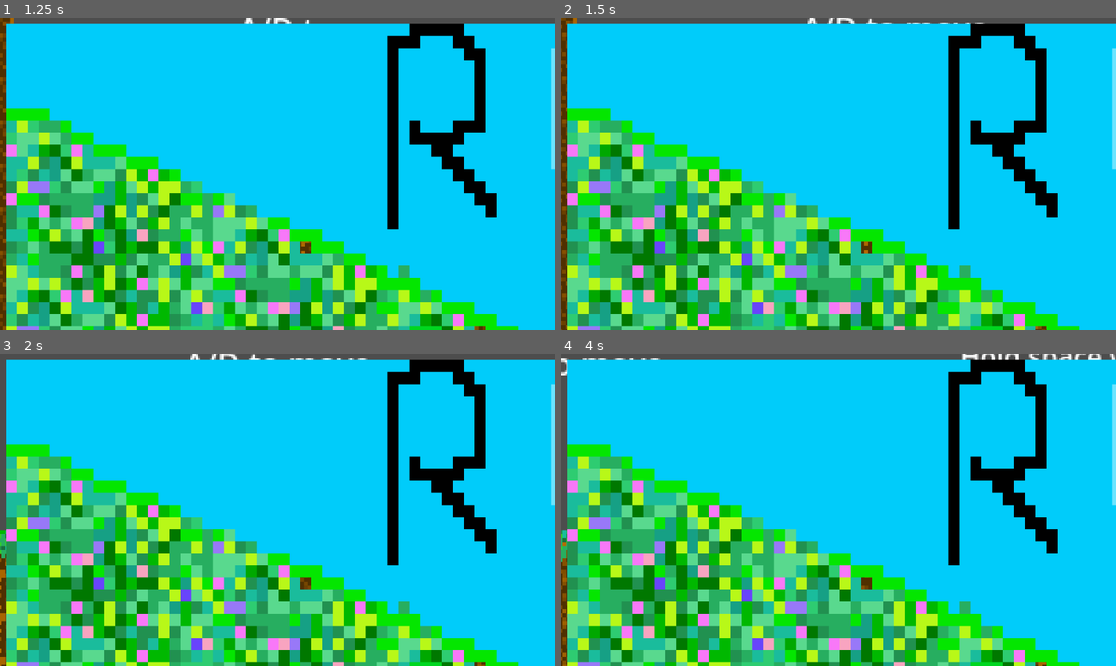
Above: before the commit, frames 1-4 (two rows, left to right).
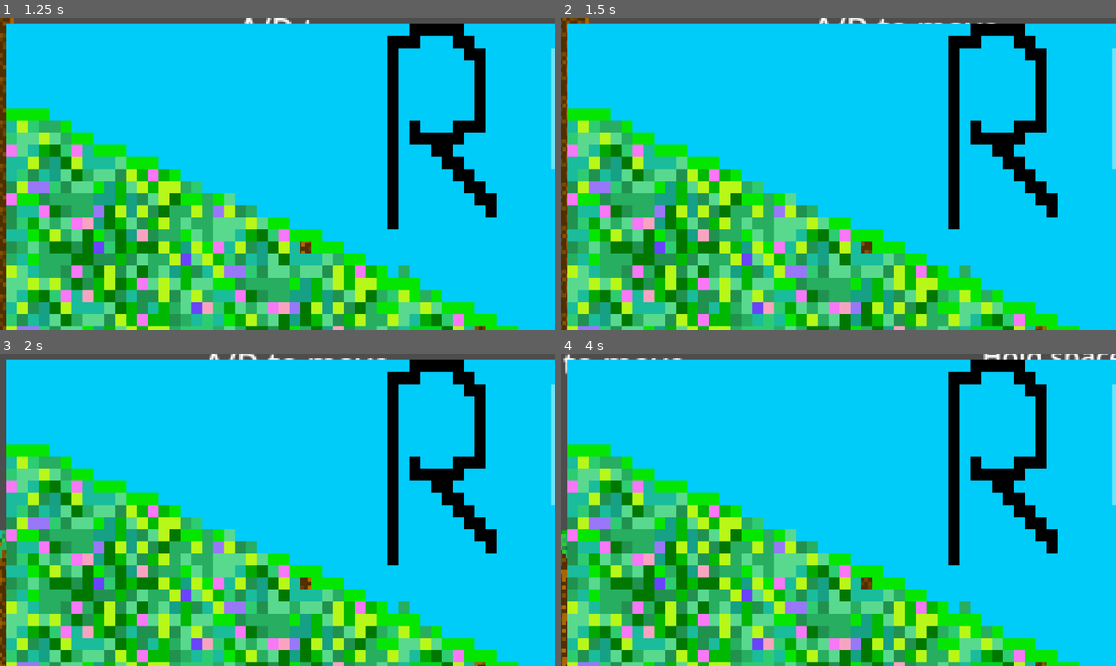
Above: after the commit, the same moments.

Repository: nbbbbbbbnbnbn/HK-Haven-Club-Project
Game: Godot game, scene res://Scene/main.tscn
The game is run twice, just before and just after one commit, with the same random seed, the same clock (stepped at 60 frames per second) and the same inputs.
Inputs (mouse positions are in pixels of both pictures, inside the frame that each line leads up to):
- Up to frame 1 (1.25 s): move the mouse to (399, 158) at 0.52 s; hold D (move_right) from 0.53 s (still down); hold Space (curl) from 0.53 s (still down); click (399, 158) at 0.67 s; tap Up (ui_up) at 0.77 s
- Up to frame 2 (1.5 s): keep holding D (move_right); move the mouse to (727, 189) at 1.27 s; release Space (curl) at 1.28 s; tap Space (curl) at 1.35 s; click (727, 189) at 1.42 s
- Up to frame 3 (2 s): keep holding D (move_right); tap Up (ui_up) at 1.52 s
- Up to frame 4 (4 s): move the mouse to (894, 441) at 2.02 s; release D (move_right) at 2.03 s; hold A (move_left) 2.03-2.78 s; hold Space (curl) 2.03-2.78 s; click (894, 441) at 2.17 s; move the mouse to (810, 572) at 2.77 s; hold D (move_right) from 2.78 s (still down); tap Space (curl) at 2.85 s; click (810, 572) at 2.92 s; tap Up (ui_up) at 3.02, 3.77 s; move the mouse to (1005, 556) at 3.52 s; hold Space (curl) from 3.53 s (still down); click (1005, 556) at 3.67 s

Frame 1 is identical in both runs. In frame 2, 0.7% of the frame differs, in the area x 0-88%, y 0-100%; in frame 3, 0.6%; in frame 4, 0.9%, in the area x 0-100%, y 0-100%.

Commit message:
more enemy spawn pos and balance changes

Diff:
--- a/hk-haven-club/Scene/enemy.gd
+++ b/hk-haven-club/Scene/enemy.gd
@@ -6,10 +6,12 @@
 
 var speed: float = 250.0
 var health: float = 100
+var tutorialEnemyPos = Vector2(27635.0, 1369.0)
 
 func _ready() -> void:
 	# Automatically add every spawned ant to the "enemies" group
 	add_to_group("enemies")
+	position = tutorialEnemyPos
 
 func _physics_process(delta: float) -> void:
 	if player.reset:
--- a/hk-haven-club/Scene/main.gd
+++ b/hk-haven-club/Scene/main.gd
@@ -19,7 +19,7 @@
 	# Pick a random wait time between 5 and 10 seconds
 	var random_time = 0.001
 	if first4Enemy > 4:
-		random_time = randf_range(2.0, 7.0)
+		random_time = randf_range(1.0, 3.0)
 
 	# Configure and start the existing Timer node
 	timer.wait_time = random_time
@@ -36,6 +36,9 @@
 	if not enemy_scene:
 		return
 
+	if not player.tutorialDone:
+		return
+
 	# Instantiate a new ant
 	var ant = enemy_scene.instantiate()
 
@@ -44,7 +47,12 @@
 		Vector2(5071.0, -821.0),
 		Vector2(-11807.0, 344.0),
 		Vector2(-4572.0, 349.0),
-		Vector2(2018.0, 441.0)
+		Vector2(2018.0, 441.0),
+		Vector2(-4344.0, 321.0),
+		Vector2(-6845.0, 283.0),
+		Vector2(-3219.0, -269.0),
+		Vector2(-2190.0, 411.0),
+		Vector2(382.0, 552.0)
 	]
 
 	# Randomly pick one of the positions from the array
--- a/hk-haven-club/Scene/main.tscn
+++ b/hk-haven-club/Scene/main.tscn
@@ -301,7 +301,7 @@
 position = Vector2(-645, 215.00002)
 
 [node name="Enemy" parent="." groups=["enemies"] instance=ExtResource("3_r34rm")]
-position = Vector2(27635, 1369)
+position = Vector2(382, 552)
 
 [node name="SpawnTimer" type="Timer" parent="."]
 
@@ -331,6 +331,7 @@
 texture = ExtResource("5_3amdw")
 
 [node name="Game over screen" type="Control" parent="CanvasLayer/Control"]
+visible = false
 z_index = 4
 anchors_preset = 0
 offset_right = 40.0
--- a/hk-haven-club/Scene/player.gd
+++ b/hk-haven-club/Scene/player.gd
@@ -7,7 +7,7 @@
 @export var roll_friction: float = 100.0     # Lowered friction so it keeps momentum longer
 @export var roll_acceleration: float = 1900.0 # Much higher acceleration for faster rolling
 @export var launch_cooldown: float = 5.0     # 5 seconds cooldown for the launch
-@export var drain_rate:float = 5.0
+@export var drain_rate: float = 2.5
 @export var sugarEaten = 0
 @export var reset: bool = false
 
@@ -17,6 +17,8 @@
 # Speed threshold required to deal damage and bounce off enemies
 @export var impact_speed_threshold: float = 600.0
 @export var bounce_power: float = -1000.0     # Upward bounce velocity when slamming an enemy
+@export var knockback_x_power: float = 750.0  # Horizontal knockback so you pop out of dips/swarms
+@export var hit_invuln_duration: float = 0.45 # Brief window to escape ant piles cleanly
 @export var tutorialDone: bool = false
 
 @onready var haveFun: Label = $"../CanvasLayer/Control/HaveFun"
@@ -24,70 +26,79 @@
 @onready var arrow: Node2D = $Node2D
 @onready var sugarBar: ProgressBar = $"../CanvasLayer/Control/Sugar meter"
 @onready var gameOverScreen: Control = $"../CanvasLayer/Control/Game over screen"
-@onready var launch_bar: ProgressBar = $"Node2D/Charge bar" # Reference to your charge bar
+@onready var launch_bar: ProgressBar = $"Node2D/Charge bar"
 @onready var cooldown_bar: ProgressBar = $"../CanvasLayer/Control/Cooldown node/Cooldown"
 @onready var cooldown_node: Control = $"../CanvasLayer/Control/Cooldown node"
-@onready var sugar_meter: ProgressBar = $"../CanvasLayer/Control/Sugar meter" # Make sure path matches your node name!
+@onready var sugar_meter: ProgressBar = $"../CanvasLayer/Control/Sugar meter"
+@onready var hitbox: Area2D = $Hitbox
 var sugar_meter_original_position: Vector2
 
 @export var is_curled: bool = false
 var is_charging: bool = false
 var current_launch_power: float = 0.0
 var cooldown_timer: float = 0.0
-var has_hit_enemy_this_jump: bool = false # Tracks if you successfully comboed
+var hit_invuln_timer: float = 0.0
+var has_hit_enemy_this_jump: bool = false
 var teleported: bool = false
+var last_facing_dir: float = 1.0
 
 func _ready() -> void:
-
 	haveFun.visible = false
 
 	if sugar_meter:
 		sugar_meter_original_position = sugar_meter.position
 	gameOverScreen.visible = false
 	if launch_bar:
-		launch_bar.visible = false # Hide charge bar initially
+		launch_bar.visible = false
+	arrow.visible = false
 	position.x = 22959.0
 	position.y = 1003.0
 	cooldown_node.visible = false
 
-
 func _physics_process(delta: float) -> void:
+	if hit_invuln_timer > 0.0:
+		hit_invuln_timer -= delta
 
 	if not teleported and sugarEaten >= 1:
 		position.x = -645.0
 		position.y = 215.0
-		velocity = Vector2.ZERO  # <-- THIS FIXES THE STUCK IN AIR ISSUE!
-		teleported = true        # <-- Make sure this flag prevents it from running every frame
+		velocity = Vector2.ZERO
+		teleported = true
 		havefunFunc()
-
-
 
 	if tutorialDone:
 		sugarBar.value -= drain_rate * delta
 
-	if position.x >= 26403.0:
+	# Shake sugar meter when below 50%
+	if sugar_meter:
+		if sugarBar.value < (sugarBar.max_value * 0.5) and sugarBar.value > 0:
+			sugar_meter.position = sugar_meter_original_position + Vector2(randf_range(-3.0, 3.0), randf_range(-3.0, 3.0))
+		else:
+			sugar_meter.position = sugar_meter_original_position
+
+	if sugarEaten >= 1:
 		tutorialDone = true
 
 	if sugarBar.value > 0:
 		gameOverScreen.visible = false
-		# Decrease the cooldown timer every frame if it's running
+
+		# Decrease cooldown timer
 		if cooldown_timer > 0:
 			cooldown_timer -= delta
-			cooldown_bar.value -= delta
+			cooldown_bar.value = cooldown_timer
 		else:
 			cooldown_node.visible = false
 
-		# 1. SPACEBAR: CURL / UN-CURL TOGGLE STATE
-		if Input.is_action_pressed("curl"):
-			is_curled = true
-		else:
-			is_curled = false
-			is_charging = false
-			arrow.visible = false
-			if launch_bar:
-				launch_bar.visible = false
-
-		# 2. LEFT CLICK CHARGING & LAUNCH (ONLY allowed if you are curled up!)
+		# 1. CURL TOGGLE
+		if Input.is_action_just_pressed("curl"):
+			is_curled = !is_curled
+			if not is_curled:
+				is_charging = false
+				arrow.visible = false
+				if launch_bar:
+					launch_bar.visible = false
+
+		# 2. AIMING & CHARGING (while curled)
 		if is_curled:
 			if Input.is_mouse_button_pressed(MOUSE_BUTTON_LEFT) and cooldown_timer <= 0:
 				if not is_charging:
@@ -95,36 +106,27 @@
 					current_launch_power = min_launch_power
 
 				arrow.visible = true
+				arrow.look_at(get_global_mouse_position())
+
 				if launch_bar:
 					launch_bar.visible = true
-					launch_bar.value = current_launch_power # Update charge bar fill
-
-				arrow.look_at(get_global_mouse_position())
-
-				# Freeze movement while charging up your shot
+					launch_bar.value = current_launch_power
+
 				velocity = Vector2.ZERO
-
-				# Increase launch power the longer you hold click, capped at max_launch_power
-				current_launch_power += charge_speed * delta
-				current_launch_power = min(current_launch_power, max_launch_power)
+				current_launch_power = min(current_launch_power + charge_speed * delta, max_launch_power)
 			else:
 				arrow.visible = false
 				if launch_bar:
 					launch_bar.visible = false
 
-				# If we WERE charging and just released the click, LAUNCH!
 				if is_charging:
 					is_charging = false
-					var mouse_pos = get_global_mouse_position()
-					var launch_dir = (mouse_pos - global_position).normalized()
-
-					# Send the roly-poly flying using the accumulated charge power
+					var launch_dir = (get_global_mouse_position() - global_position).normalized()
 					velocity = launch_dir * current_launch_power
-
-					# Start the 5-second cooldown timer & reset combo tracking for this launch
 					cooldown_node.visible = true
 					cooldown_timer = launch_cooldown
-					cooldown_bar.value = 5
+					cooldown_bar.max_value = launch_cooldown
+					cooldown_bar.value = cooldown_timer
 					has_hit_enemy_this_jump = false
 		else:
 			arrow.visible = false
@@ -132,13 +134,11 @@
 				launch_bar.visible = false
 			is_charging = false
 
-		# 3. STATE-BASED MOVEMENT & GRAVITY
+		# 3. MOVEMENT & GRAVITY
 		if is_curled:
 			if not is_on_floor():
 				velocity += get_gravity() * 1.8 * delta
 			else:
-				# WHEN YOU LAND ON THE FLOOR:
-				# If you landed WITHOUT hitting an enemy, reset stats back to default!
 				if not has_hit_enemy_this_jump:
 					max_launch_power = default_max_launch_power
 					charge_speed = default_charge_speed
@@ -153,7 +153,6 @@
 					velocity.x = move_toward(velocity.x, 0.0, roll_friction * delta)
 
 			handle_movement_animation()
-
 		else:
 			var input_dir := Input.get_vector("move_left", "move_right", "ui_up", "ui_down")
 			velocity.x = input_dir.x * walk_speed
@@ -163,61 +162,112 @@
 
 			handle_movement_animation()
 
-		# 4. Apply physics movement
+		# Check overlapping enemies when not in hit invulnerability so curling/touching always registers
+		if hitbox and hit_invuln_timer <= 0.0:
+			for body in hitbox.get_overlapping_bodies():
+				if body.is_in_group("enemies"):
+					_resolve_enemy_contact(body)
+					break
+
+		# 4. APPLY PHYSICS
 		floor_max_angle = deg_to_rad(60.0)
 		move_and_slide()
 	else:
 		gameOverScreen.visible = true
 
-func handle_movement_animation():
+func handle_movement_animation() -> void:
+	if not animated_sprite or not animated_sprite.sprite_frames:
+		return
+
+	var frames := animated_sprite.sprite_frames
+
 	if velocity.x > 10.0:
-		if is_curled:
-			animated_sprite.play("roll right")
-		else:
-			animated_sprite.play("move right")
+		last_facing_dir = 1.0
+		if is_curled:
+			if frames.has_animation("roll right"):
+				animated_sprite.play("roll right")
+		else:
+			if frames.has_animation("move right"):
+				animated_sprite.play("move right")
 	elif velocity.x < -10.0:
-		if is_curled:
-			animated_sprite.play("roll left")
-		else:
-			animated_sprite.play("move left")
+		last_facing_dir = -1.0
+		if is_curled:
+			if frames.has_animation("roll left"):
+				animated_sprite.play("roll left")
+		else:
+			if frames.has_animation("move left"):
+				animated_sprite.play("move left")
 	else:
-			animated_sprite.pause()
+		if is_curled:
+			# Show curled pose even when standing still
+			if frames.has_animation("curl"):
+				animated_sprite.play("curl")
+			else:
+				var idle_roll_anim := "roll right" if last_facing_dir >= 0.0 else "roll left"
+				if frames.has_animation(idle_roll_anim):
+					animated_sprite.animation = idle_roll_anim
+					animated_sprite.frame = 0
+					animated_sprite.pause()
+		else:
+			# Show uncurled pose when standing still and is_curled is false
+			if frames.has_animation("idle"):
+				animated_sprite.play("idle")
+			else:
+				var idle_move_anim := "move right" if last_facing_dir >= 0.0 else "move left"
+				if frames.has_animation(idle_move_anim):
+					animated_sprite.animation = idle_move_anim
+					animated_sprite.frame = 0
+					animated_sprite.pause()
+				else:
+					animated_sprite.pause()
 
 func _on_hitbox_body_entered(body: Node2D) -> void:
-	if body.is_in_group("enemies"):
-		if not is_curled:
-			sugarBar.value -= 20.0
-			modulate = Color(5.0, 5.0, 5.0) # High HDR white flash
-
-			# Wait a short moment, then return to normal color
-			await get_tree().create_timer(0.15).timeout
-			modulate = Color(1.0, 1.0, 1.0) # Reset to normal
-
-		print("Hit an enemy! Current speed: ", velocity.length(), " | Is curled: ", is_curled)
-
-		if is_curled or velocity.length() > 600.0:
-			if body.has_method("take_damage"):
-				var calculated_damage = velocity.length() * 0.1
-				body.take_damage(calculated_damage)
-
-			# Successful hit! Mark it, bounce, reset cooldown, and scale up stats!
-			has_hit_enemy_this_jump = true
-			velocity.y = bounce_power
-			cooldown_timer = 0.0
-			max_launch_power *= 1.1
-			charge_speed *= 1.1
-
-func havefunFunc():
+	if body.is_in_group("enemies") and hit_invuln_timer <= 0.0:
+		_resolve_enemy_contact(body)
+
+func _resolve_enemy_contact(body: Node2D) -> void:
+	hit_invuln_timer = hit_invuln_duration
+
+	# Push horizontally away from the enemy so you pop out of tight dips/swarms
+	var push_dir: float = -1.0 if body.global_position.x >= global_position.x else 1.0
+	if abs(body.global_position.x - global_position.x) < 4.0:
+		push_dir = -1.0 if last_facing_dir >= 0.0 else 1.0
+
+	if not is_curled and tutorialDone:
+		sugarBar.value -= 20.0
+		velocity.x = push_dir * knockback_x_power
+		velocity.y = min(velocity.y, -450.0)
+		modulate = Color(5.0, 5.0, 5.0)
+		await get_tree().create_timer(0.15).timeout
+		modulate = Color(1.0, 1.0, 1.0)
+
+	print("Hit an enemy! Current speed: ", velocity.length(), " | Is curled: ", is_curled)
+
+	if is_curled or velocity.length() > impact_speed_threshold:
+		if body.has_method("take_damage"):
+			var calculated_damage = max(velocity.length() * 0.1, 15.0)
+			body.take_damage(calculated_damage)
+
+		has_hit_enemy_this_jump = true
+		velocity.x = push_dir * knockback_x_power
+		velocity.y = bounce_power
+		cooldown_timer = 0.0
+		max_launch_power *= 1.1
+		charge_speed *= 1.1
+
+func havefunFunc() -> void:
 	haveFun.visible = true
 	await get_tree().create_timer(2).timeout
 	haveFun.visible = false
-
 
 func _on_retry_button_down() -> void:
 	sugarBar.value = 100
 	position.x = -645.0
 	position.y = 215.0
 	velocity = Vector2.ZERO
+	hit_invuln_timer = 0.0
+	max_launch_power = default_max_launch_power
+	charge_speed = default_charge_speed
 	reset = true
 	await get_tree().create_timer(2).timeout
 	reset = false
--- a/hk-haven-club/Scene/sugar_cubes.gd
+++ b/hk-haven-club/Scene/sugar_cubes.gd
@@ -1,6 +1,6 @@
 extends Area2D
 
-@export var sugar_restore_amount: float = 25.0
+@export var sugar_restore_amount: float = 20.0
 @onready var player: CharacterBody2D = $"../Player" # Adjust path if needed to point to your player node
 
 func _process(_delta: float) -> void:
